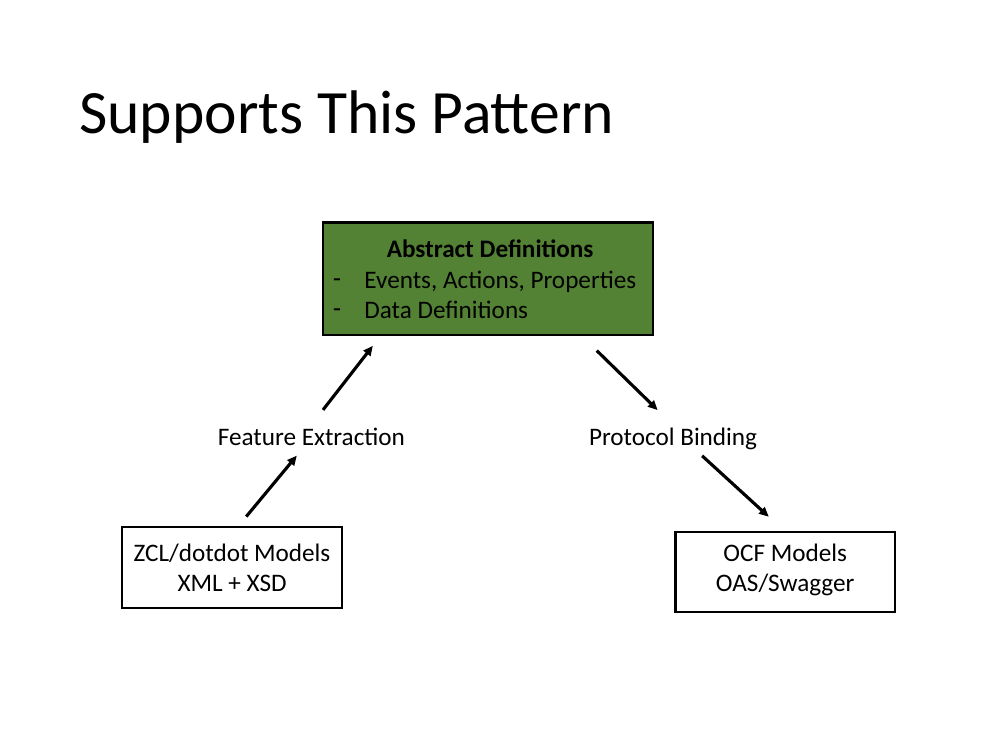
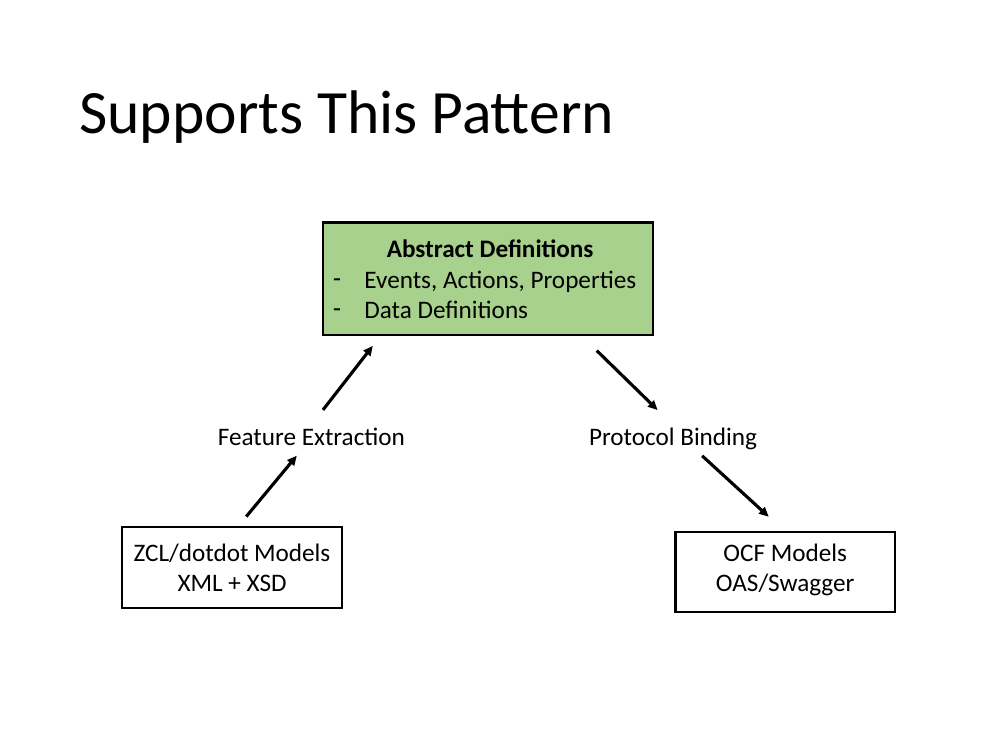
Before and after one commit to mjkoster/ODM-Examples, a slide deck: slide 7 of ODM-CDF.pptx. Drawn at 1008x756 pixels with LibreOffice and Linux fonts; fonts in the diff are those of the drawing. Boxes give left, top, right and bottom in pixels: in the first picture for what was removed or moved away, otherwise in the second. Text is boxed around its words. In the diff, an @@ line names an element or a change of style, - is before the commit and + after.

Commit message:
add new definition format
Slides and 3 example files

```diff
--- a/ODM-CDF.pptx
+++ b/ODM-CDF.pptx
@@ rectangle at box(323, 223, 652, 335): fill #548235 to #A9D18E @@
```
Also in this commit, not shown: 8 other files.
